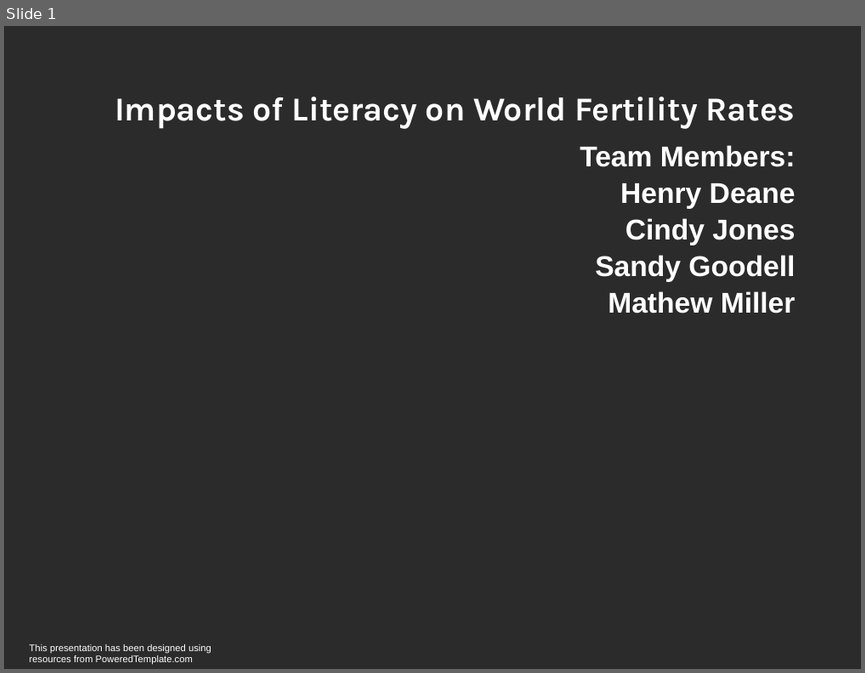
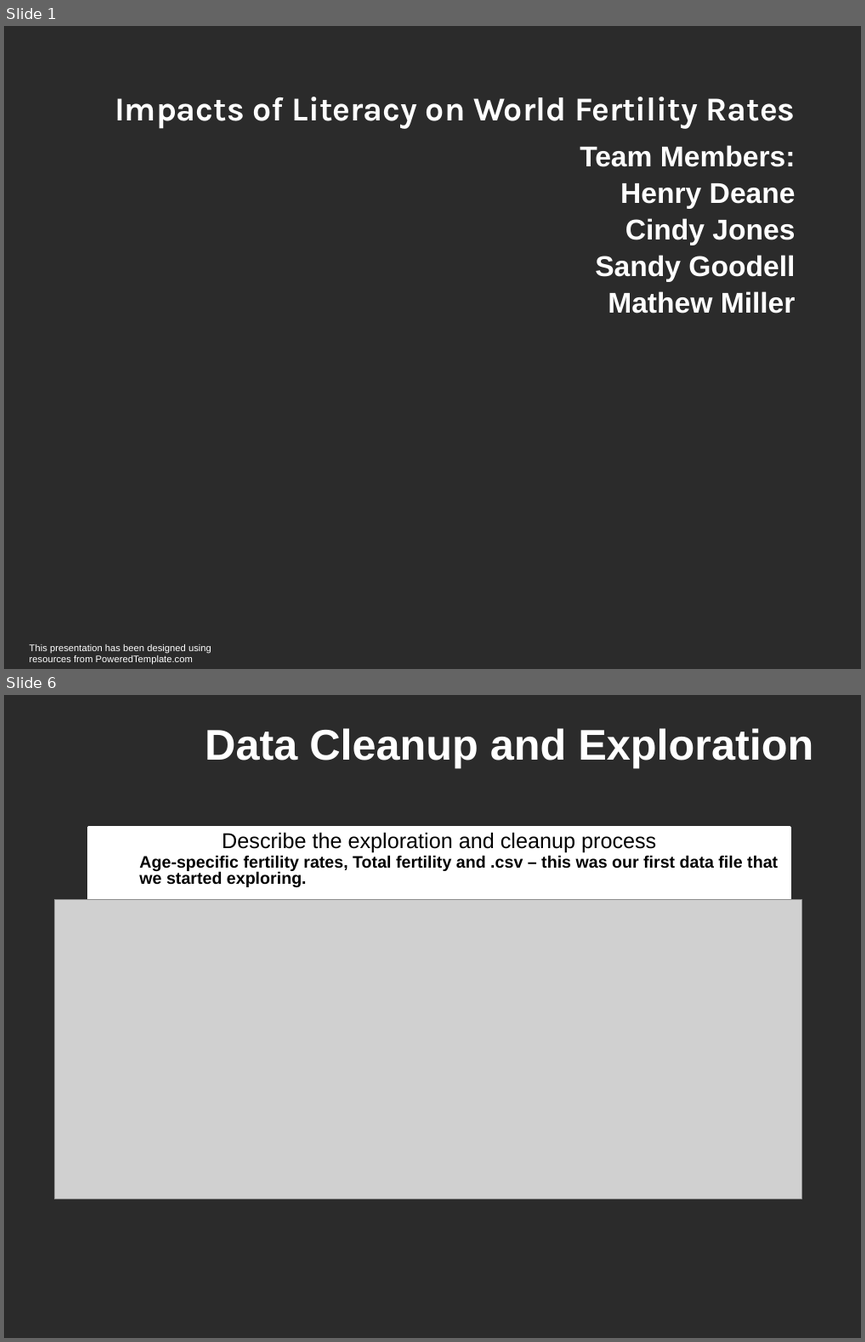
Before and after one commit to CShattoJones/Teamfive, a slide deck: sgoodel3template.pptx. Shown one above the other, each under a label of ours: slide 1 before the commit, slides 1 and 6 after it; the slides between them are not shown. The pictures are 865x673 and 865x1342 pixels, drawn with LibreOffice and Linux fonts; fonts in the diff are those of the drawing; grey boxes stand for pictures; background and template pictures are left out; a plain dark background stands for a picture behind light text. Boxes give left, top, right and bottom in pixels: in the first picture for what was removed or moved away, otherwise in the second. Text is boxed around its words. In the diff, an @@ line names an element or a change of style, - is before the commit and + after.

```diff
--- a/sgoodel3template.pptx
+++ b/sgoodel3template.pptx
@@ slide 6 added at <box>4,695,861,1338</box>, background picture (left out) @@
@@ title added at <box>205,728,813,768</box>, 36 pt, text #FFFFFF, bold @@
+Data Cleanup and Exploration
@@ rectangle added at <box>88,828,789,902</box>, fill #FFFFFF, outline #FFFFFF 2 pt, 14 pt, text #000000, bold @@
+Describe the exploration and cleanup process
+  Age-specific fertility rates, Total fertility and .csv – this was our first data file that we started exploring.
@@ picture added at <box>54,900,801,1199</box> @@
```
Also in this commit, not shown: 3 slides changed, 6 other slides added, 2 slides removed.
